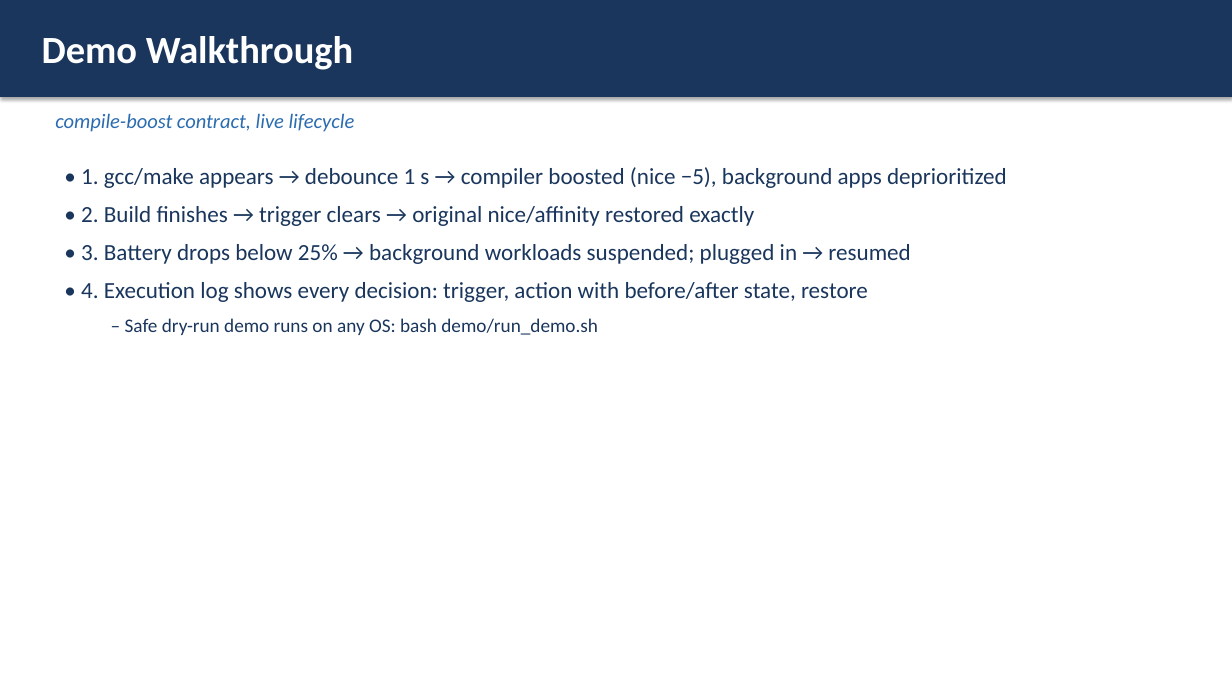
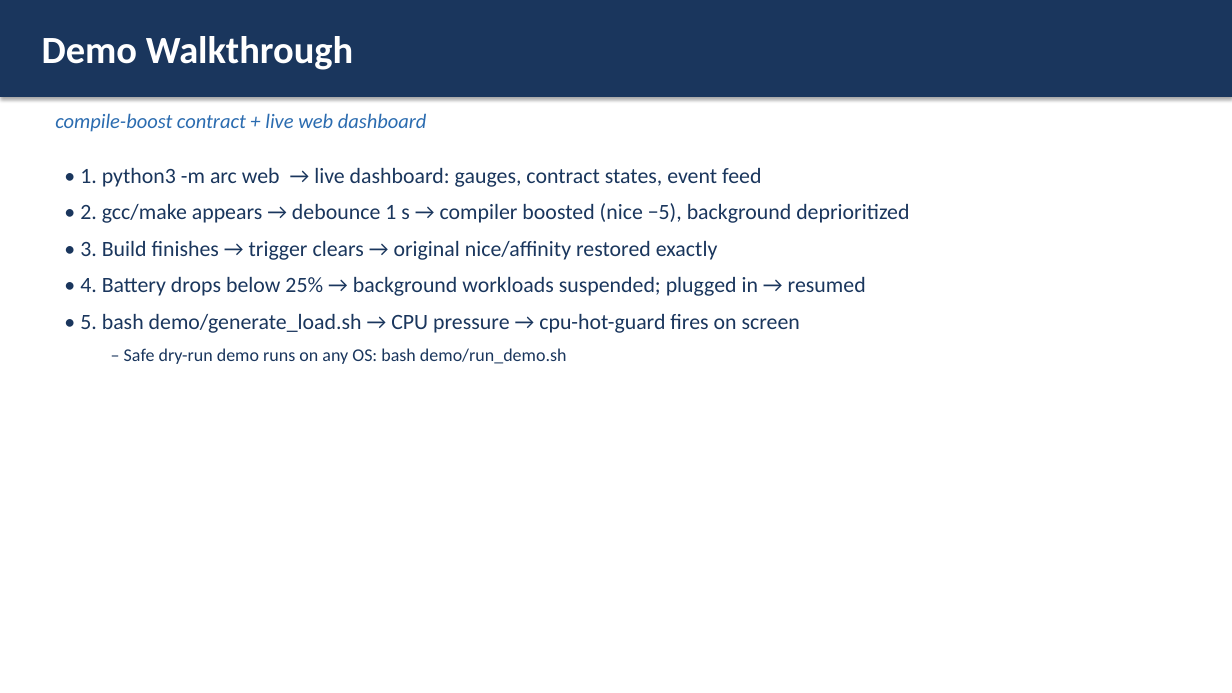
Before and after one commit to gagankishoreint-glitch/Arc2.0, a slide deck: slide 10 of docs/ARC_Final_Presentation.pptx. Drawn at 1232x693 pixels with LibreOffice and Linux fonts; fonts in the diff are those of the drawing. Boxes give left, top, right and bottom in pixels: in the first picture for what was removed or moved away, otherwise in the second. Text is boxed around its words. In the diff, an @@ line names an element or a change of style, - is before the commit and + after.

Commit message:
macOS fixes + live web dashboard
- Fix battery sampling on psutil 7.x (sentinel secsleft) - exposed on real
  laptops with batteries; regression tests cover all psutil battery shapes
- New: arc web - zero-dependency live dashboard (gauges, contract states,
  managed processes before/after, streaming event feed) for demos
- demo/generate_load.sh - CPU load generator to trigger contracts live
- 4 battery regression tests (27 total passing)
- README: PEP 668 venv quickstart for macOS/Homebrew
- PPT: 'Results at a Glance' KPI slide + dashboard demo flow

```diff
--- a/docs/ARC_Final_Presentation.pptx
+++ b/docs/ARC_Final_Presentation.pptx
@@ text at (55,113,427,132): text changed @@
-compile-boost contract, live lifecycle
+compile-boost contract + live web dashboard
@@ text at (80,168,909,333): text changed; size 18 to 17 pt @@
-• 1. gcc/make appears → debounce 1 s → compiler boosted (nice −5), background apps deprioritized
-• 2. Build finishes → trigger clears → original nice/affinity restored exactly
-• 3. Battery drops below 25% → background workloads suspended; plugged in → resumed
-• 4. Execution log shows every decision: trigger, action with before/after state, restore
+• 1. python3 -m arc web → live dashboard: gauges, contract states, event feed
+• 2. gcc/make appears → debounce 1 s → compiler boosted (nice −5), background deprioritized
+• 3. Build finishes → trigger clears → original nice/affinity restored exactly
+• 4. Battery drops below 25% → background workloads suspended; plugged in → resumed
+• 5. bash demo/generate_load.sh → CPU pressure → cpu-hot-guard fires on screen
@@ text at (124,348,567,364): size 15 to 14 pt in "– Safe dry-run demo runs on any ..." @@
```
Also in this commit, not shown: 1 other slide changed, 1 slide added, 12 other files.
